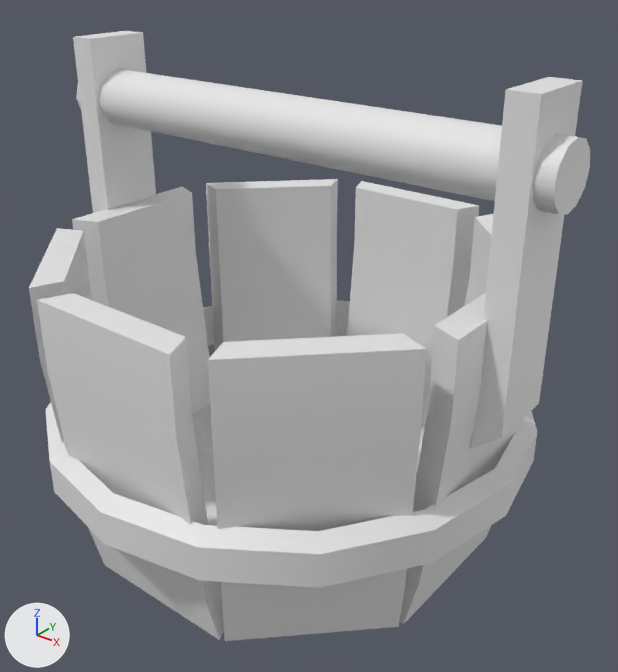
One commit to the glTF model src/assets/glb/kits/pirate/props/Bucket.glb: the scene before it, then after it.
Both versions are drawn from a 50 mm lens placed at (71.6, -85.2, 83.2), pointed at (3.4, 0.0, 30.3). Arrows for +X, +Y and +Z are at lower left; the lights stay in place. The first picture is the older version. Where no turn or scale is listed for an object, it has been applied to the vertices.

Script lines for the objects in view, before the commit:
```python
mat_atlas = principled_material('Atlas')
mat_atlas.base_color = (0.8, 0.8, 0.8)  # white #e7e7e7
mat_atlas.roughness = 0.553
me_plane_002 = bpy.data.meshes.new('Plane.002')
me_plane_002.from_pydata(...)  # 296 vertices, 532 faces; spans x -37.5..38.5, y -35.7..35.7, z 0.1..68.1
me_plane_002.materials.append(mat_atlas)  # white #e7e7e7
ob_prop_bucket = bpy.data.objects.new('Prop_Bucket', me_plane_002)
ob_prop_bucket.location = (0.0, 0.0, 0.0)
```
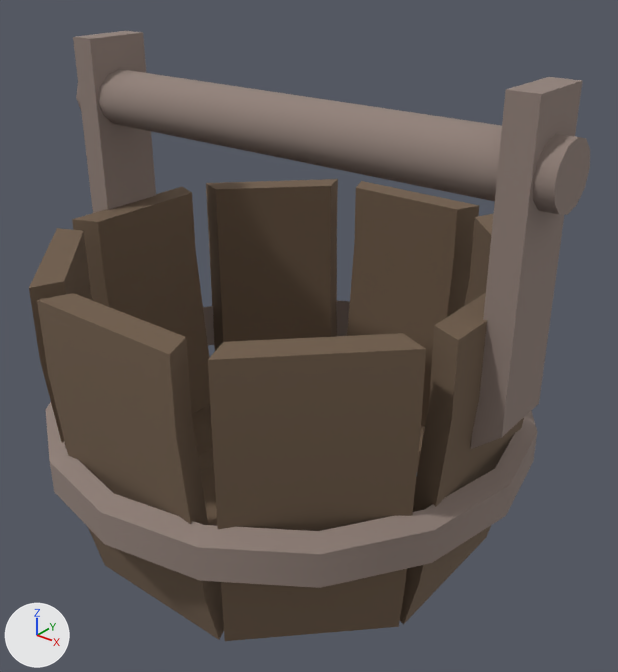
The newer file is also rescaled (x0.01) as a whole; pictures and numbers use the older file's frame.

The change, as a diff of the scene's bpy script:
```diff
--- a/src/assets/glb/kits/pirate/props/Bucket.glb.py
+++ b/src/assets/glb/kits/pirate/props/Bucket.glb.py
@@ img_atlas_pirate @@
+img_atlas_pirate = load_image('Atlas_Pirate', '_unpacked/Atlas_Pirate', 32, 32, 'sRGB')
@@ mat_atlas @@
 mat_atlas = principled_material('Atlas')
-mat_atlas.base_color = (0.8, 0.8, 0.8)  # white #e7e7e7
-mat_atlas.roughness = 0.553
+mat_atlas.texture = img_atlas_pirate
+mat_atlas.roughness = 1.0
```

What differs and where, as boxes [x1, y1, x2, y2] in the pictures (618 x 672 px):
'Prop_Bucket', surface changed (white to brown)
    both: [29, 31, 590, 641]
